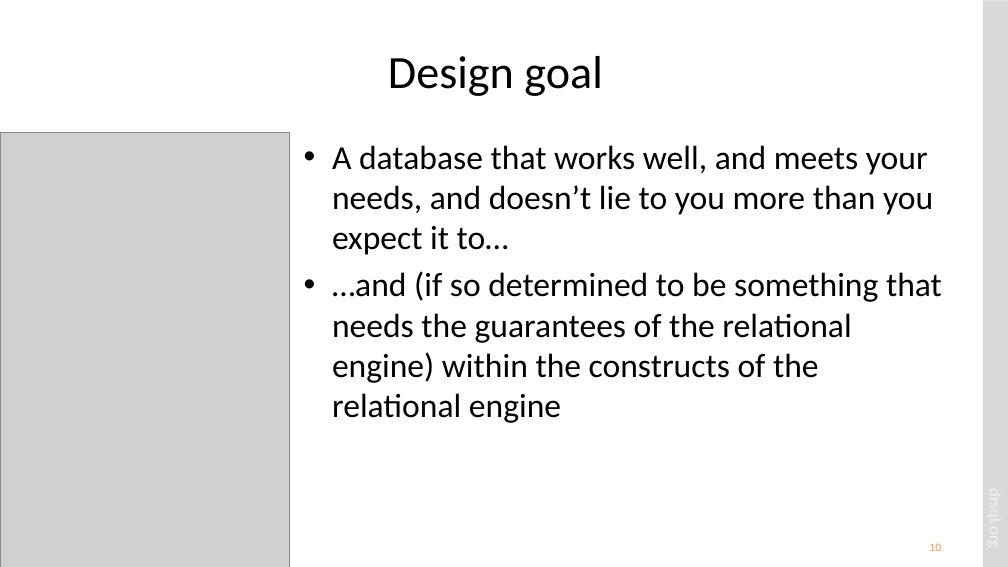
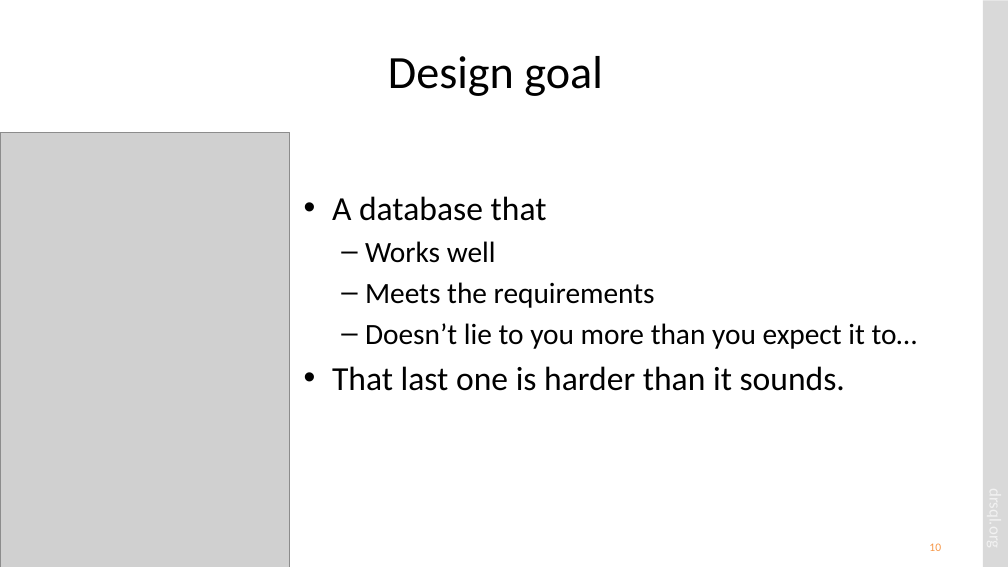
Before and after one commit to drsqlgithub/Presentation-Downloads, a slide deck: slide 10 of Relational Database Design/Relational Database Design.pptx. Drawn at 1008x567 pixels with LibreOffice and Linux fonts; fonts in the diff are those of the drawing; grey boxes stand for pictures. Boxes give left, top, right and bottom in pixels: in the first picture for what was removed or moved away, otherwise in the second. Text is boxed around its words. In the diff, an @@ line names an element or a change of style, - is before the commit and + after.

Commit message:
Made a few changes to database design session

```diff
--- a/Relational Database Design/Relational Database Design.pptx
+++ b/Relational Database Design/Relational Database Design.pptx
@@ text at bbox=[332, 196, 917, 391]: text changed; size 32 to 28 pt @@
-• A database that works well, and meets your needs, and doesn’t lie to you more than you expect it to…
-• …and (if so determined to be something that needs the guarantees of the relational engine) within the constructs of the relational engine
+• A database that
+  – Works well
+  – Meets the requirements
+  – Doesn’t lie to you more than you expect it to…
+• That last one is harder than it sounds.
```
Also in this commit, not shown: 19 other slides changed, 2 slides added, 1 slide removed.
